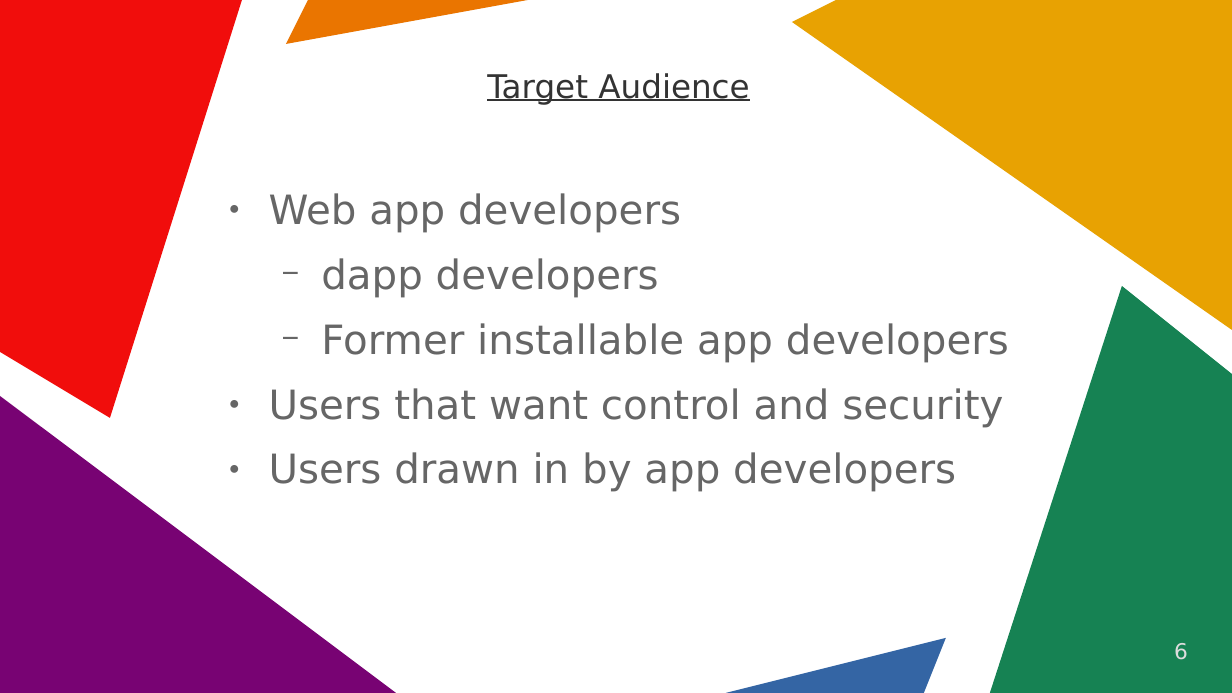
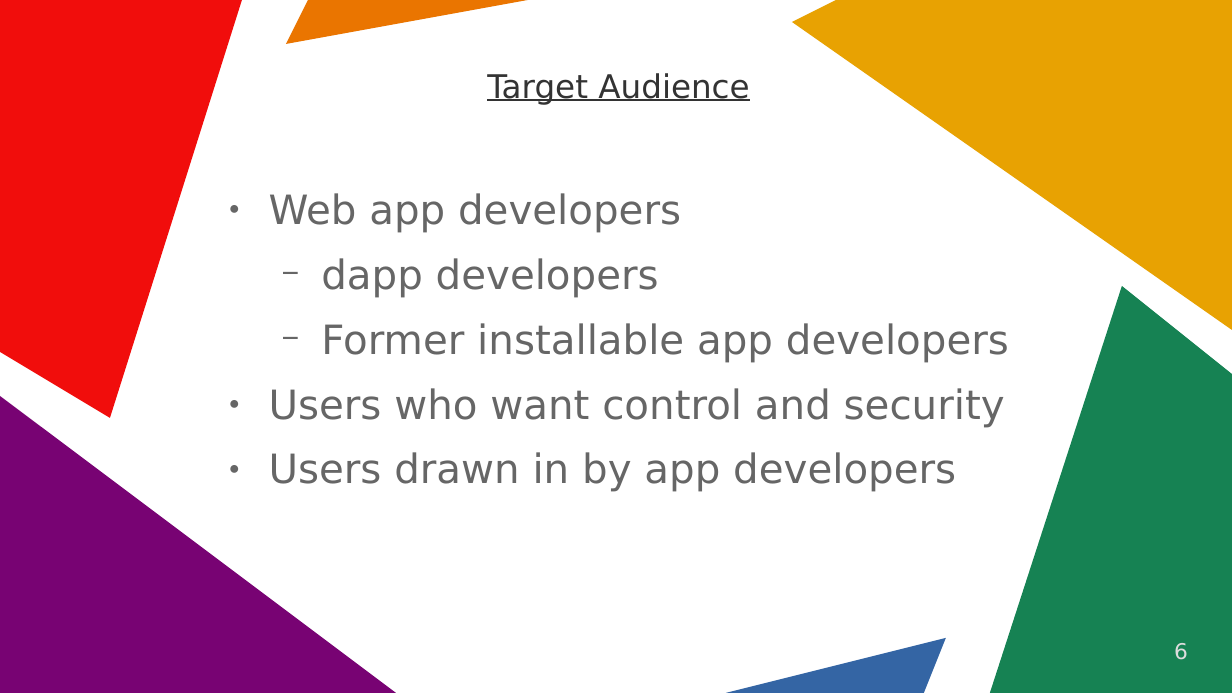
Before and after one commit to vporton/icp-package-manager, a slide deck: slide 6 of docs/presentation.odp. Drawn at 1232x693 pixels with LibreOffice and Linux fonts; fonts in the diff are those of the drawing. Boxes give left, top, right and bottom in pixels: in the first picture for what was removed or moved away, otherwise in the second. Text is boxed around its words. In the diff, an @@ line names an element or a change of style, - is before the commit and + after.

Commit message:
English grammar of pitchdeck

```diff
--- a/docs/presentation.odp
+++ b/docs/presentation.odp
@@ text at [269, 388, 1005, 428]: text changed @@
-● Users that want control and security
+● Users who want control and security
```
Also in this commit, not shown: 5 other slides changed.
